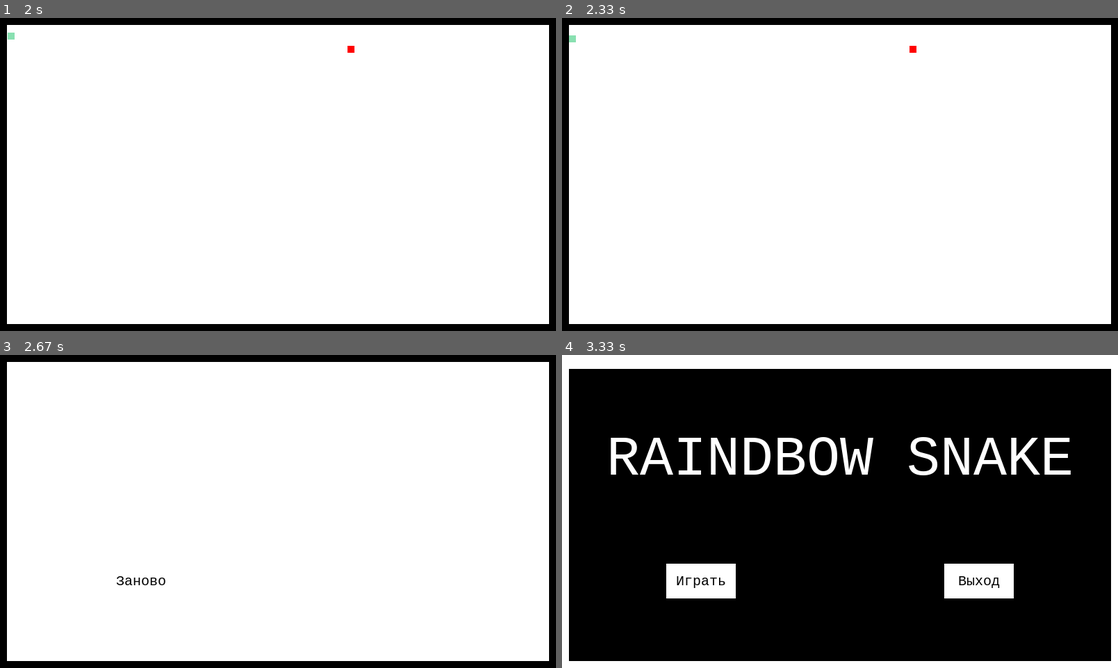
Above: before the commit, frames 1-4 (two rows, left to right).
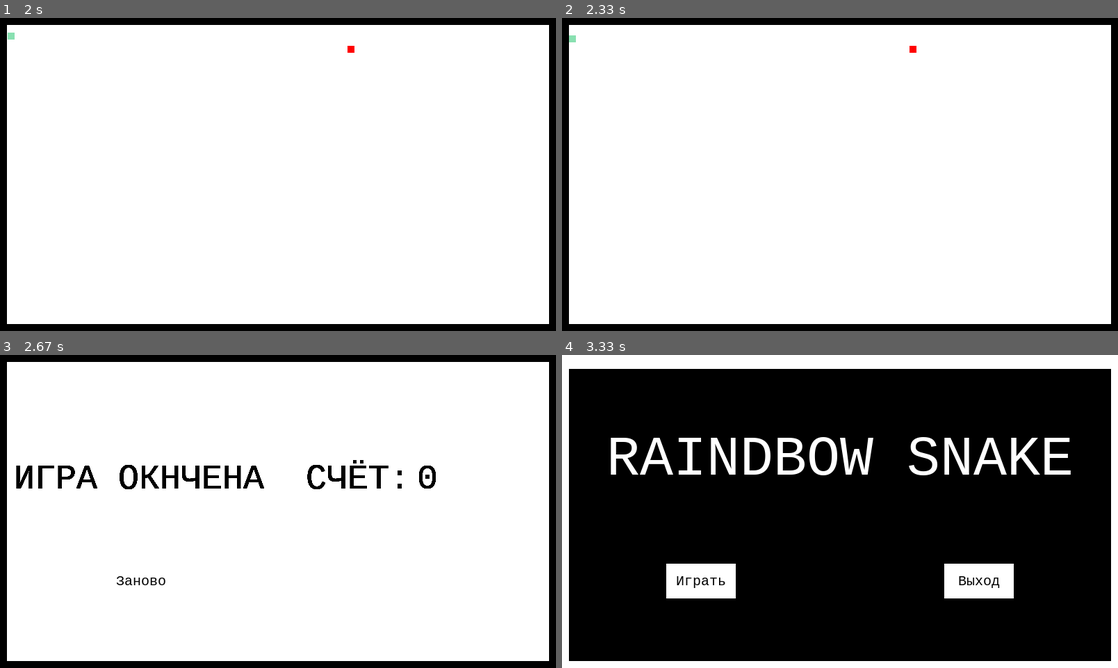
Above: after the commit, the same moments.

Repository: Azlender/Pygame_project
Game: pygame game, started from Main_File.py
Same seed, same stepped clock (60 frames per second), same inputs: the game is played once before the commit and once after it.
Inputs (mouse positions are in pixels of both pictures, inside the frame that each line leads up to):
- Up to frame 1 (2 s): click "Играть" at 0.38 s; click "Мелко" at 0.72 s; click "Легко" at 1.05 s; hold Left 1.33-1.87 s; move the mouse to (355, 199) at 1.37 s; hold Down from 1.9 s (still down)
- Up to frame 2 (2.33 s): release Down at 2.2 s; hold Left from 2.23 s (still down)
- Up to frame 3 (2.67 s): release Left at 2.63 s
- Up to frame 4 (3.33 s): click "Заново" at 3.12 s

Frames 1-2 are identical in both runs. In frame 3, 1.8% of the frame differs, in the area x 2-79%, y 33-43%; in frame 4, nothing differs.

Commit message:
Add files via upload

Diff:
--- a/Main_File.py
+++ b/Main_File.py
@@ -123,11 +123,11 @@
                     sys.exit()
             for x in self.blocks:
                 self.screen.blit(x[0], x[1])
-            txts = pg.font.SysFont('Courier New', 50).render('ИГРА ОКНЧЕНА  СЧЁТ:', True, (255, 255, 255))
+            txts = pg.font.SysFont('Courier New', 50).render('ИГРА ОКНЧЕНА  СЧЁТ:', True, (0, 0, 0))
             txtrect = txts.get_rect()
             txtrect.topleft = (20, 150)
             self.screen.blit(txts, txtrect)
-            txts = pg.font.SysFont('Courier New', 50).render(str(self.snake.score), True, (255, 255, 255))
+            txts = pg.font.SysFont('Courier New', 50).render(str(self.snake.score), True, (0, 0, 0))
             txtrect = txts.get_rect()
             txtrect.topleft = (600, 150)
             self.screen.blit(txts, txtrect)
